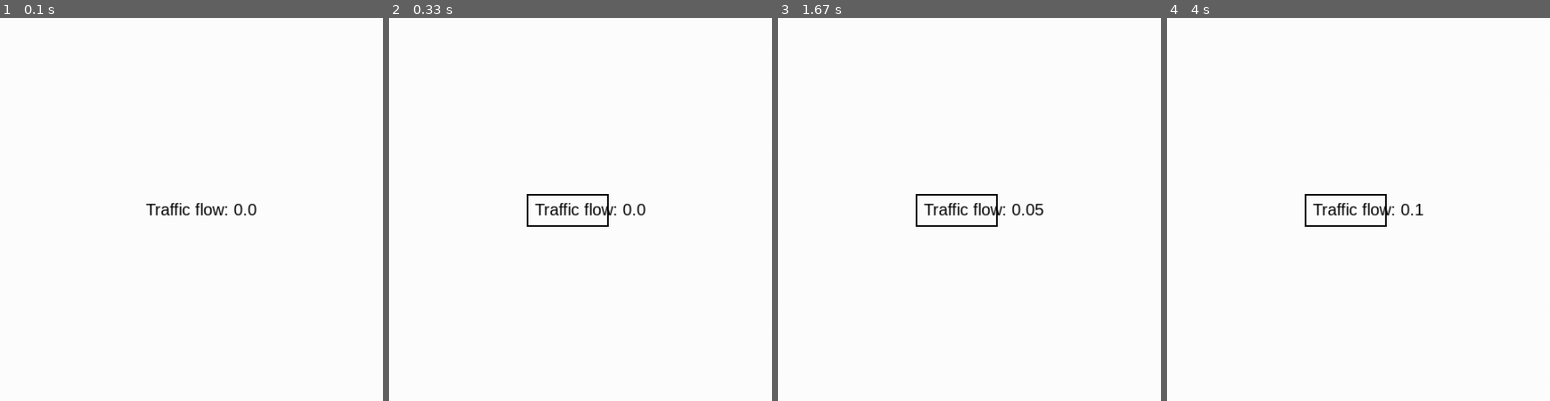
Above: before the commit, frames 1-4 (left to right).
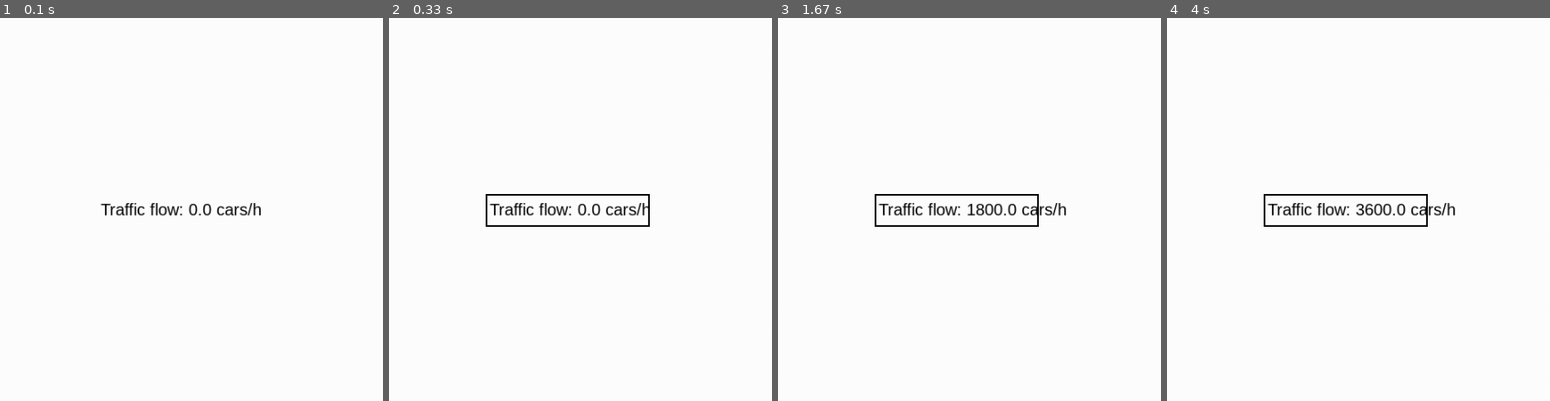
Above: after the commit, the same moments.

Repository: atonderski/TrafficMadness
Game: pygame game, started from traffic_madness/main.py
Same seed, same stepped clock (60 frames per second), same inputs: the game is played once before the commit and once after it.
Inputs:
- Up to frame 1 (0.1 s): no input
- Up to frame 2 (0.33 s): no input
- Up to frame 3 (1.67 s): no input
- Up to frame 4 (4 s): no input
The pictures show only the part of the screen within x 27-77%, y 25-75%; the shares and areas given below are measured in that part.

The runs differ from the first frame. In frame 1, 0.8% of the frame differs, in the area x 26-69%, y 48-52%; in frame 2, 1.1%; in frame 3, 1.3%, in the area x 25-76%, y 45-55%; in frame 4, 1.3%.

Commit message:
Flow in cars / h and adjusted rectangle in drawer

Diff:
--- a/traffic_madness/drawer/pygame_drawer.py
+++ b/traffic_madness/drawer/pygame_drawer.py
@@ -71,10 +71,10 @@
         self.screen.blit(self.bg_surface, (0, 0))
 
         # Add rectangle with text into the middle of the circle
-        rect = pygame.Rect(450, 480, 100, 40)
+        rect = pygame.Rect(400, 480, 200, 40)
         pygame.draw.rect(self.bg_surface, (0, 0, 0), rect, 2)
-        test_text = 'Traffic flow: ' + str(flow)
-        self.screen.blit(self.font.render(test_text, True, (0, 0, 0)), (460, 487))
+        test_text = 'Traffic flow: ' + str(flow) + ' cars/h'
+        self.screen.blit(self.font.render(test_text, True, (0, 0, 0)), (405, 487))
 
         for index, car_rect in enumerate(car_rects):
             rect_surface = pygame.Surface(car_rect.size)
--- a/traffic_madness/observables/traffic_flow.py
+++ b/traffic_madness/observables/traffic_flow.py
@@ -1,8 +1,13 @@
 import numpy as np
+from traffic_madness.config import Config
 
 # Function gets the cars leaving a bucket as input and averages over
 # a certain number of timesteps (length of flows)
 def traffic_flow(cars_moved, flows):
+    config = Config()
     flows = np.delete(flows, 0)
     flows = np.append(flows, cars_moved)
-    return np.average(flows), flows
+    average = np.average(flows)
+    # Get flow in cars per hour (Unit of timestep is seconds)
+    multiplicator = 1 / config.timestep * 3600
+    return average * multiplicator, flows
--- a/traffic_madness/track/trackbucket.py
+++ b/traffic_madness/track/trackbucket.py
@@ -40,7 +40,7 @@
         if old_bucket_index == new_bucket_index:
             return
         else:
-            # For one bucket calculate flow
+            # For first bucket calculate flow (count cars leaving the bucket)
             if old_bucket_index == 0:
                 self.cars_leaving += 1
             self.bucket_list[old_bucket_index].remove(car)
